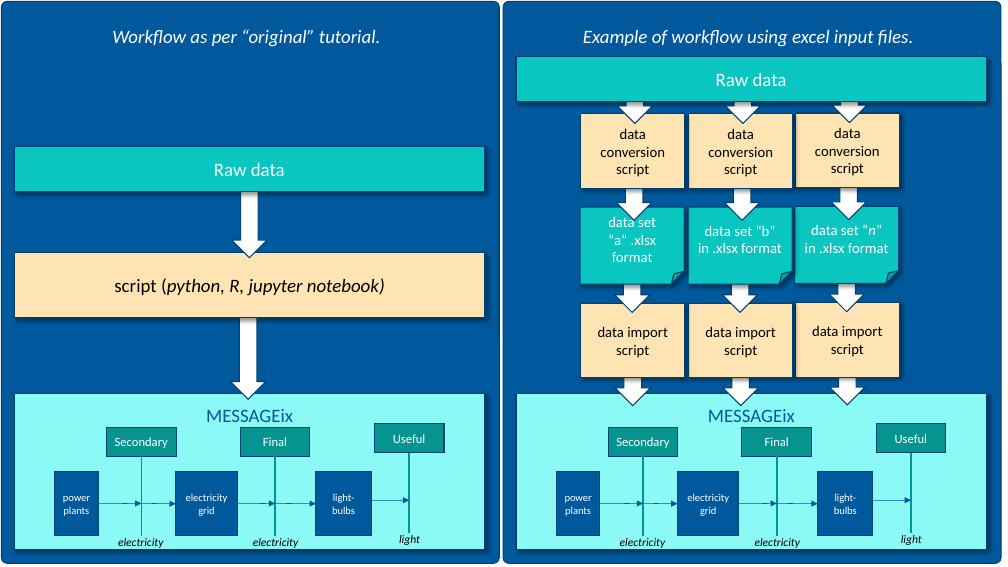
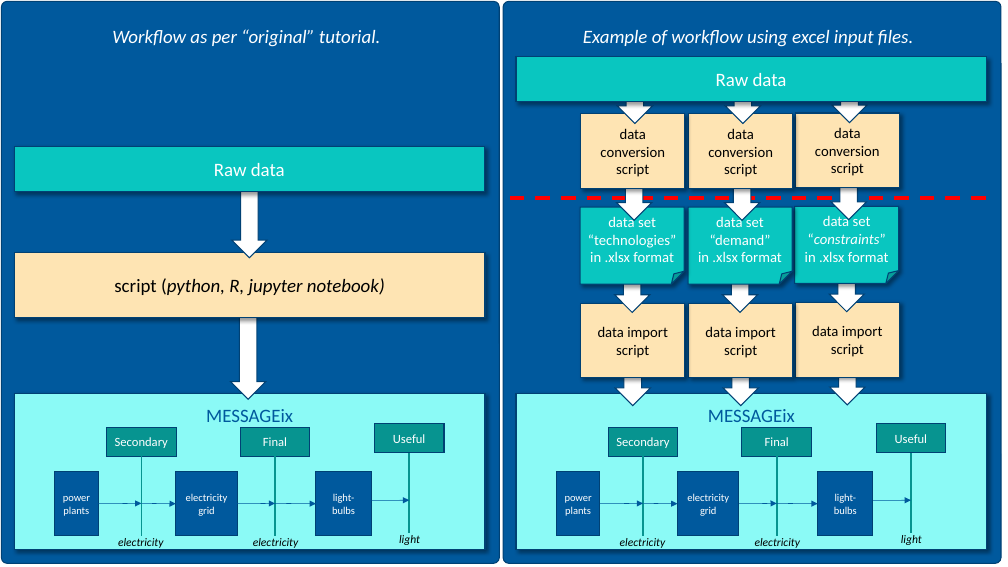
Before and after one commit to iiasa/message_ix, a slide deck: slide 2 of tutorial/westeros/_static/westeroes_baseline_xlsx_workflow.pptx. Drawn at 1008x567 pixels with LibreOffice and Linux fonts; fonts in the diff are those of the drawing; background and template pictures are left out. Boxes give left, top, right and bottom in pixels: in the first picture for what was removed or moved away, otherwise in the second. Text is boxed around its words. In the diff, an @@ line names an element or a change of style, - is before the commit and + after.

Commit message:
Updated xlsx tutorial descriptions and figures

```diff
--- a/tutorial/westeros/_static/westeroes_baseline_xlsx_workflow.pptx
+++ b/tutorial/westeros/_static/westeroes_baseline_xlsx_workflow.pptx
@@ line added from (510, 198) to (995, 198), #FF0000 3.5 pt dashed @@
@@ text in folded corner at <box>588,214,676,262</box>: text changed @@
-data set “a” .xlsx format
+data set “technologies” in .xlsx format
@@ text in folded corner at <box>698,214,782,262</box>: text changed @@
-data set “b” in .xlsx format
+data set “demand” in .xlsx format
@@ text in folded corner at <box>805,214,889,262</box>: text changed @@
-data set “n” in .xlsx format
+data set “constraints” in .xlsx format
```
Also in this commit, not shown: 3 other files.
